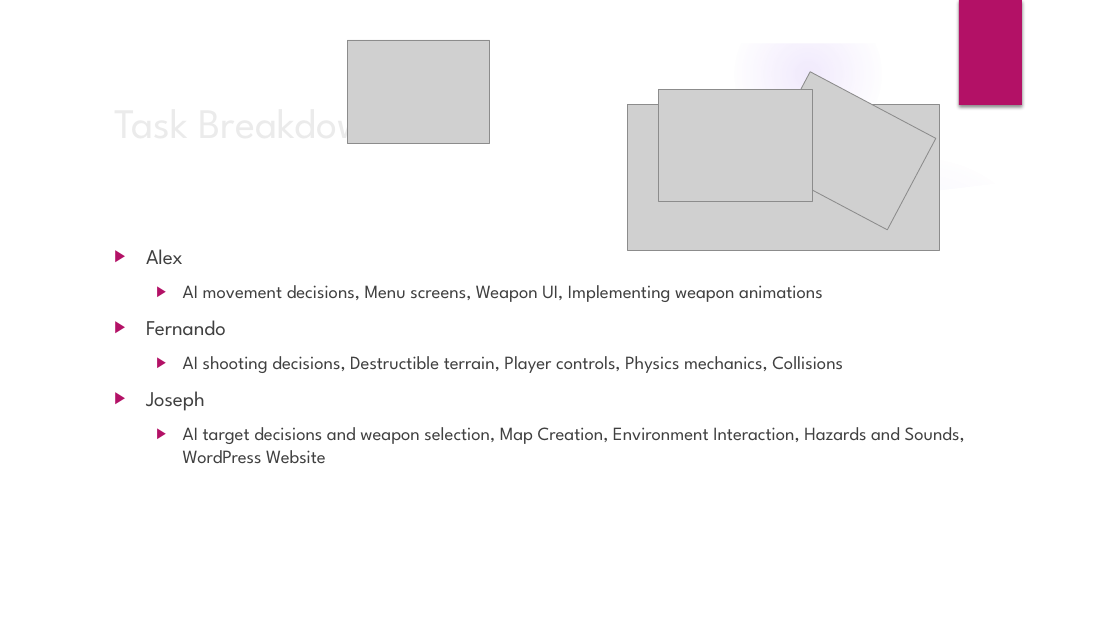
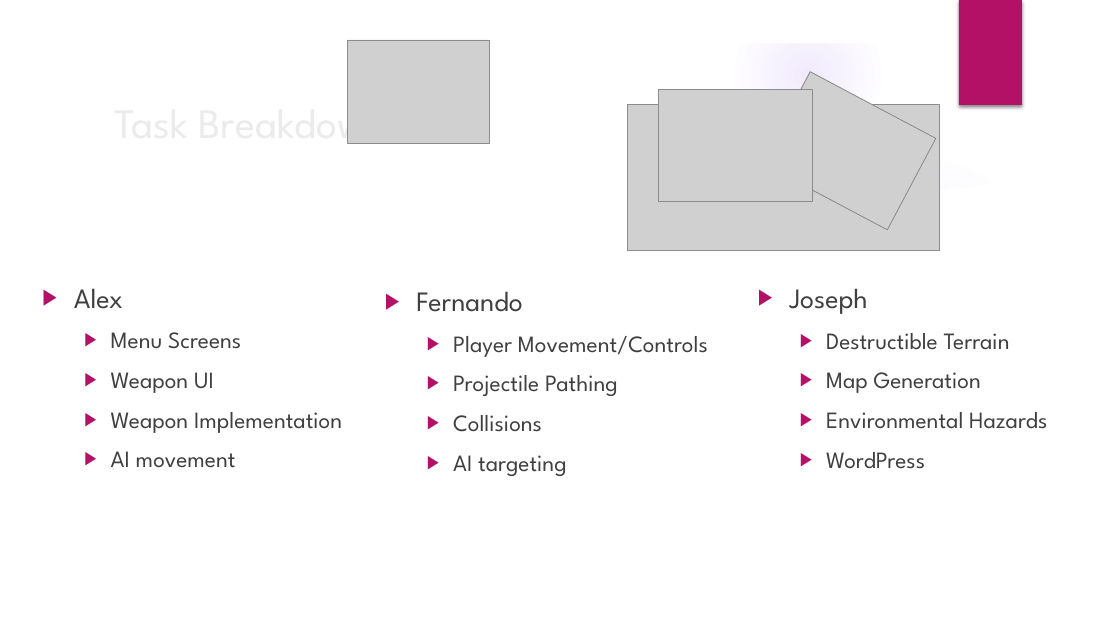
Before and after one commit to trevinofernando/2D-Tactical-Game, a slide deck: slide 7 of Game Proposal.pptx. Drawn at 1120x630 pixels with LibreOffice and Linux fonts; fonts in the diff are those of the drawing; grey boxes stand for pictures; background and template pictures are left out. Boxes give left, top, right and bottom in pixels: in the first picture for what was removed or moved away, otherwise in the second. Text is boxed around its words. In the diff, an @@ line names an element or a change of style, - is before the commit and + after.

Commit message:
Updated alex's slides on ppt

```diff
--- a/Game Proposal.pptx
+++ b/Game Proposal.pptx
@@ text "Alex": place and size @@
-text "Alex" at box(146, 249, 965, 463)
+text "Alex" at box(74, 288, 342, 468)
@@ text at box(74, 288, 123, 309): size 18 to 24 pt in "Alex" @@
@@ text added at box(416, 291, 708, 476), 20 pt, text #404040 @@
+▶ Fernando
+  ▶ Player Movement/Controls
+  ▶ Projectile Pathing
+  ▶ Collisions
+  ▶ AI targeting
@@ text added at box(789, 288, 1047, 469), 20 pt, text #404040 @@
+▶ Joseph
+  ▶ Destructible Terrain
+  ▶ Map Generation
+  ▶ Environmental Hazards
+  ▶ WordPress
@@ text at box(111, 332, 342, 468): text changed; size 16 to 20 pt @@
-  ▶ AI movement decisions, Menu screens, Weapon UI, Implementing weapon animations
-▶ Fernando
-  ▶ AI shooting decisions, Destructible terrain, Player controls, Physics mechanics, Collisions
-▶ Joseph
-  ▶ AI target decisions and weapon selection, Map Creation, Environment Interaction, Hazards and Sounds, WordPress Website
+  ▶ Menu Screens
+  ▶ Weapon UI
+  ▶ Weapon Implementation
+  ▶ AI movement
```
Also in this commit, not shown: 2 other slides changed.
